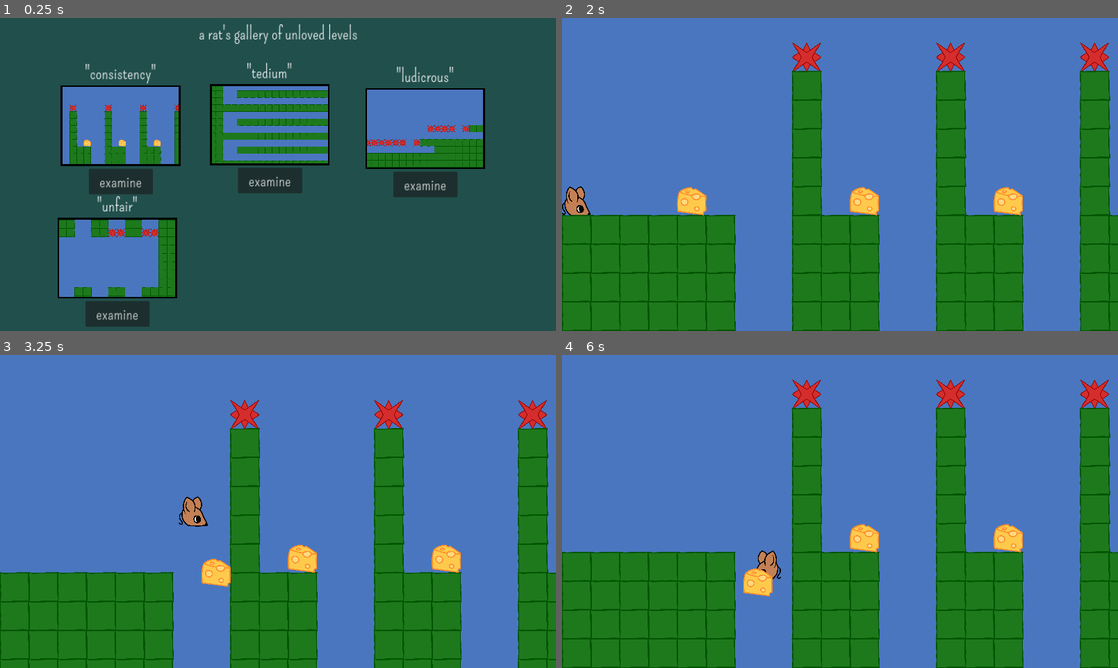
Above: before the commit, frames 1-4 (two rows, left to right).
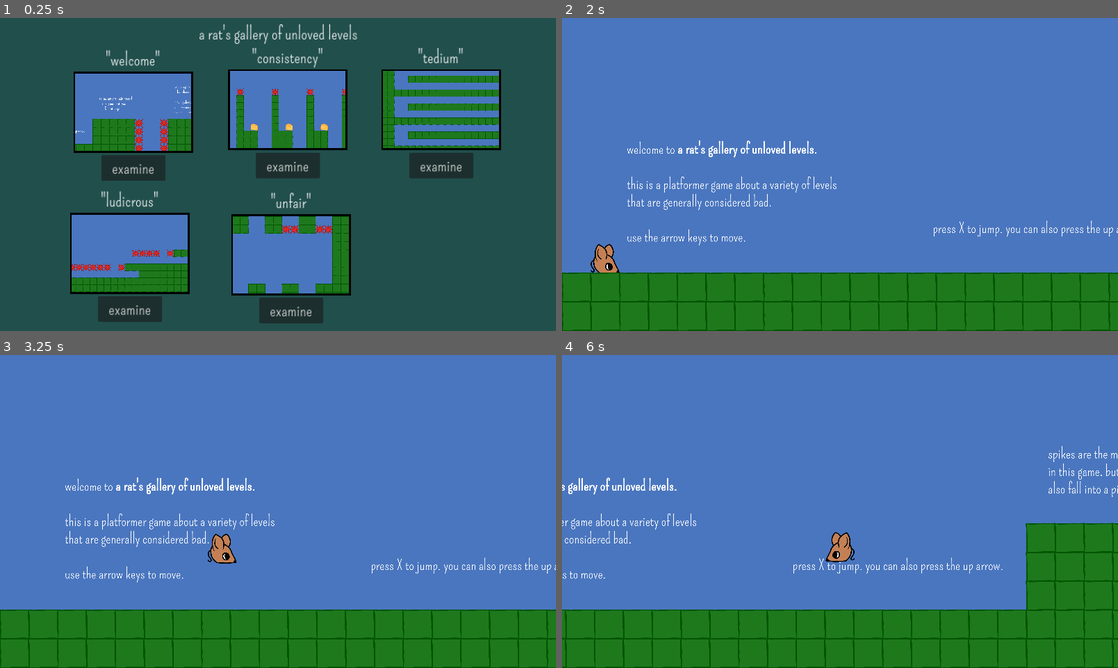
Above: after the commit, the same moments.

Repository: yourname3/jf_f24
Game: Godot game, scene res://gallery/gallery.tscn
The game is run twice, just before and just after one commit, with the same random seed, the same clock (stepped at 60 frames per second) and the same inputs. This scene is started directly instead of the project's main scene.
Inputs:
- Up to frame 1 (0.25 s): no input
- Up to frame 2 (2 s): click "examine" at 0.5 s; click "play!" at 1.25 s
- Up to frame 3 (3.25 s): tap X (player_jump) at 2, 2.27, 2.75, 3.02 s; hold Z (player_grab) 2.03-2.78 s; hold D (player_right) from 2.03 s (still down); tap Z (player_grab) at 2.85 s
- Up to frame 4 (6 s): tap X (player_jump) at 3.5, 4.25, 4.52, 5, 5.27, 5.75 s; release D (player_right) at 3.53 s; hold A (player_left) 3.53-4.28 s; hold Z (player_grab) 3.53-4.28 s; hold D (player_right) 4.28-5.78 s; tap Z (player_grab) at 4.35, 5.85 s; hold Z (player_grab) 5.03-5.78 s; hold A (player_left) from 5.78 s (still down)

The runs differ from the first frame. In frame 1, 31% of the frame differs, in the area x 10-91%, y 9-99%; in frame 2, 29%; in frame 3, 26%; in frame 4, 32%, in the area x 0-100%, y 7-100%.

Commit message:
Add 'welcome' to the gallery

Diff:
--- a/gallery/gallery.tscn
+++ b/gallery/gallery.tscn
@@ -1,10 +1,12 @@
-[gd_scene load_steps=11 format=3 uid="uid://cblppf11p3pox"]
+[gd_scene load_steps=13 format=3 uid="uid://cblppf11p3pox"]
 
 [ext_resource type="Theme" uid="uid://dq1aqm2uflpau" path="res://main_theme.tres" id="1_lb248"]
 [ext_resource type="PackedScene" uid="uid://wjxwruhigke3" path="res://gallery/gallery_entry.tscn" id="2_qpxkv"]
 [ext_resource type="Script" path="res://gallery/gallery_display.gd" id="2_xe2de"]
 [ext_resource type="PackedScene" uid="uid://tnqy87q5g8b5" path="res://levels/consistency.tscn" id="4_8fn5a"]
 [ext_resource type="Texture2D" uid="uid://ci5s7d2mp3p3c" path="res://gallery/tedium.png" id="5_2e6f5"]
+[ext_resource type="Texture2D" uid="uid://cx7g0deuj11rt" path="res://gallery/welcome.png" id="5_c5c7e"]
+[ext_resource type="PackedScene" uid="uid://l0n72at7bf7y" path="res://levels/welcome.tscn" id="5_mbeup"]
 [ext_resource type="PackedScene" uid="uid://brbbtepfag7rh" path="res://levels/tedium.tscn" id="6_8dpgp"]
 [ext_resource type="Texture2D" uid="uid://buutjs811gh87" path="res://gallery/ludicrous.png" id="7_wvqxj"]
 [ext_resource type="PackedScene" uid="uid://1m1xk6w38p1r" path="res://levels/ludicrous.tscn" id="8_q2gpa"]
@@ -59,22 +61,41 @@
 offset_bottom = -2.0
 grow_horizontal = 2
 grow_vertical = 2
-text = "this level is unfair. with the information about how to beat it, it is trivial; but learning that information can only be done through trial and error.
+text = "this level introduces the game and tells you how to play.
 
-such a level is almost completely unplayable in this form. there is nothing interesting about learning the missing information.
+perhaps play this one first. it introduces the gallery and gives you some context.
 
-however, if the missing information is packaged in novel and surprising ways, such levels can be quite enjoyable. such experiences can be found in \"troll\" levels or games (e.g. Cat Mario)."
+"
 autowrap_mode = 3
+
+[node name="Welcome" parent="." instance=ExtResource("2_qpxkv")]
+layout_mode = 1
+anchors_preset = 5
+anchor_left = 0.5
+anchor_right = 0.5
+offset_left = -420.0
+offset_top = 115.0
+offset_right = -180.0
+offset_bottom = 275.0
+grow_horizontal = 2
+texture = ExtResource("5_c5c7e")
+title = "welcome"
+description = "this level introduces the game and tells you how to play.
+
+perhaps play this one first. it introduces the gallery and gives you some context.
+
+"
+level = ExtResource("5_mbeup")
 
 [node name="Consistency" parent="." instance=ExtResource("2_qpxkv")]
 layout_mode = 1
 anchors_preset = 5
 anchor_left = 0.5
 anchor_right = 0.5
-offset_left = -446.0
-offset_top = 143.0
-offset_right = -206.0
-offset_bottom = 303.0
+offset_left = -100.0
+offset_top = 110.0
+offset_right = 140.0
+offset_bottom = 270.0
 grow_horizontal = 2
 description = "this level is about the difficulty of being very consistent at a given task.
 
@@ -88,10 +109,10 @@
 anchors_preset = 5
 anchor_left = 0.5
 anchor_right = 0.5
-offset_left = -137.0
-offset_top = 141.0
-offset_right = 103.0
-offset_bottom = 301.0
+offset_left = 218.0
+offset_top = 110.0
+offset_right = 458.0
+offset_bottom = 270.0
 grow_horizontal = 2
 texture = ExtResource("5_2e6f5")
 title = "tedium"
@@ -109,10 +130,10 @@
 anchors_preset = 5
 anchor_left = 0.5
 anchor_right = 0.5
-offset_left = 185.0
-offset_top = 149.0
-offset_right = 425.0
-offset_bottom = 309.0
+offset_left = -427.0
+offset_top = 407.0
+offset_right = -187.0
+offset_bottom = 567.0
 grow_horizontal = 2
 texture = ExtResource("7_wvqxj")
 title = "ludicrous"
@@ -128,10 +149,10 @@
 anchors_preset = 5
 anchor_left = 0.5
 anchor_right = 0.5
-offset_left = -453.0
-offset_top = 417.0
-offset_right = -213.0
-offset_bottom = 577.0
+offset_left = -93.0
+offset_top = 410.0
+offset_right = 147.0
+offset_bottom = 570.0
 grow_horizontal = 2
 texture = ExtResource("9_7m0lu")
 title = "unfair"
Binary file added: gallery/welcome.png
Not shown, added: gallery/welcome.png.import
